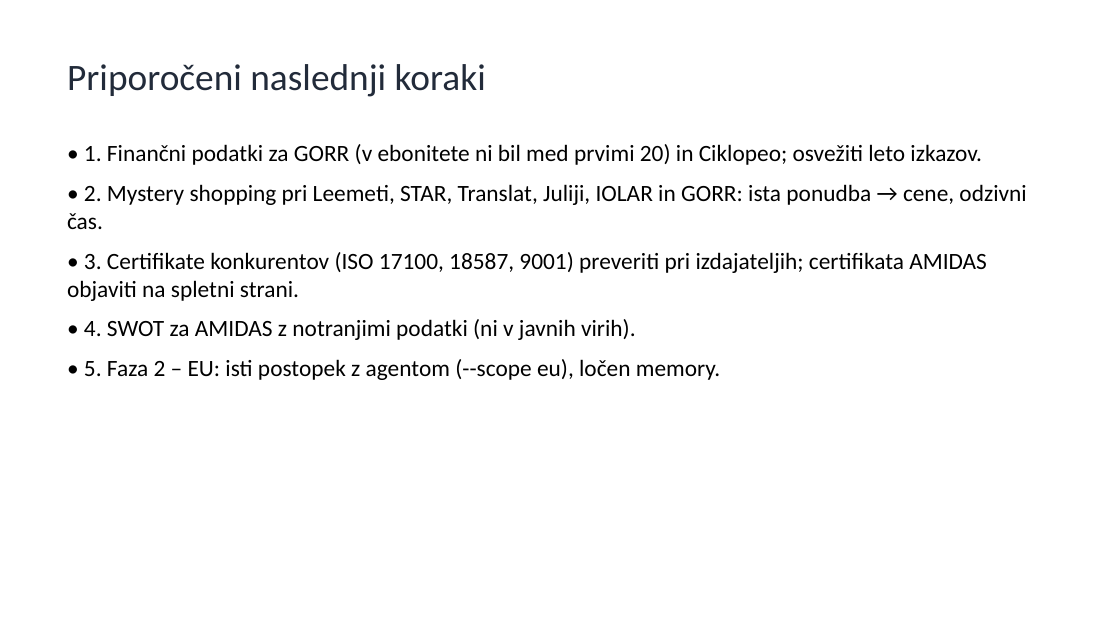
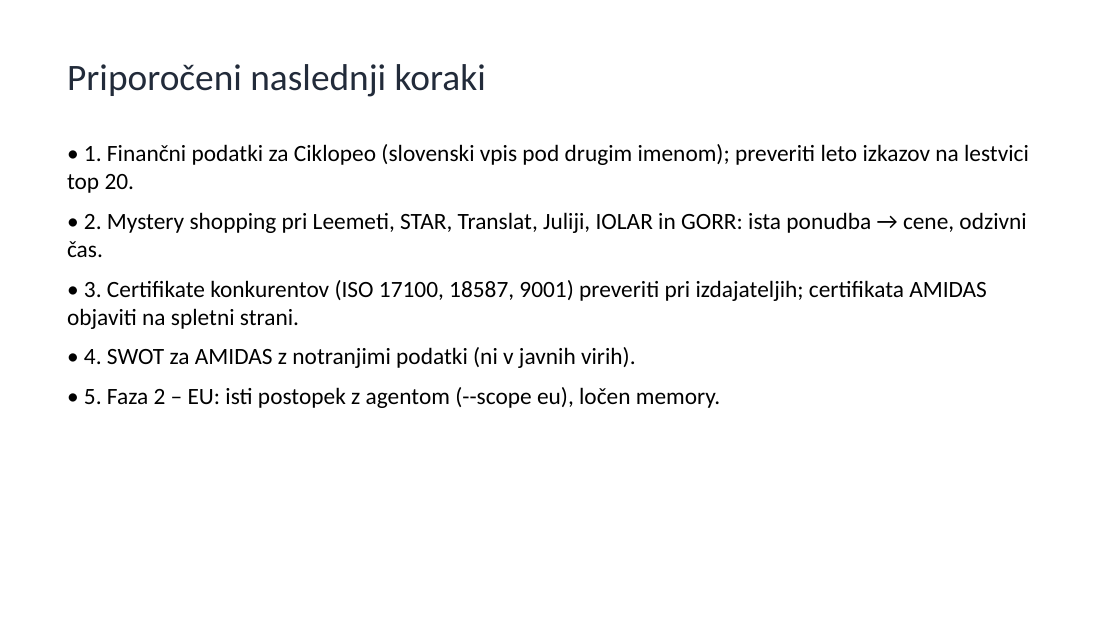
Before and after one commit to matjazambroz/github, a slide deck: slide 13 of analiza/analiza_konkurence_SI.pptx (slide 12 before the commit). Drawn at 1120x630 pixels with LibreOffice and Linux fonts; fonts in the diff are those of the drawing. Boxes give left, top, right and bottom in pixels: in the first picture for what was removed or moved away, otherwise in the second. Text is boxed around its words. In the diff, an @@ line names an element or a change of style, - is before the commit and + after.

```diff
--- a/analiza/analiza_konkurence_SI.pptx
+++ b/analiza/analiza_konkurence_SI.pptx
@@ text at (67, 144, 1029, 193): text changed @@
-• 1. Finančni podatki za GORR (v ebonitete ni bil med prvimi 20) in Ciklopeo; osvežiti leto izkazov.
+• 1. Finančni podatki za Ciklopeo (slovenski vpis pod drugim imenom); preveriti leto izkazov na lestvici top 20.
```
Also in this commit, not shown: 3 other slides changed, 1 slide added, 1 other file.
